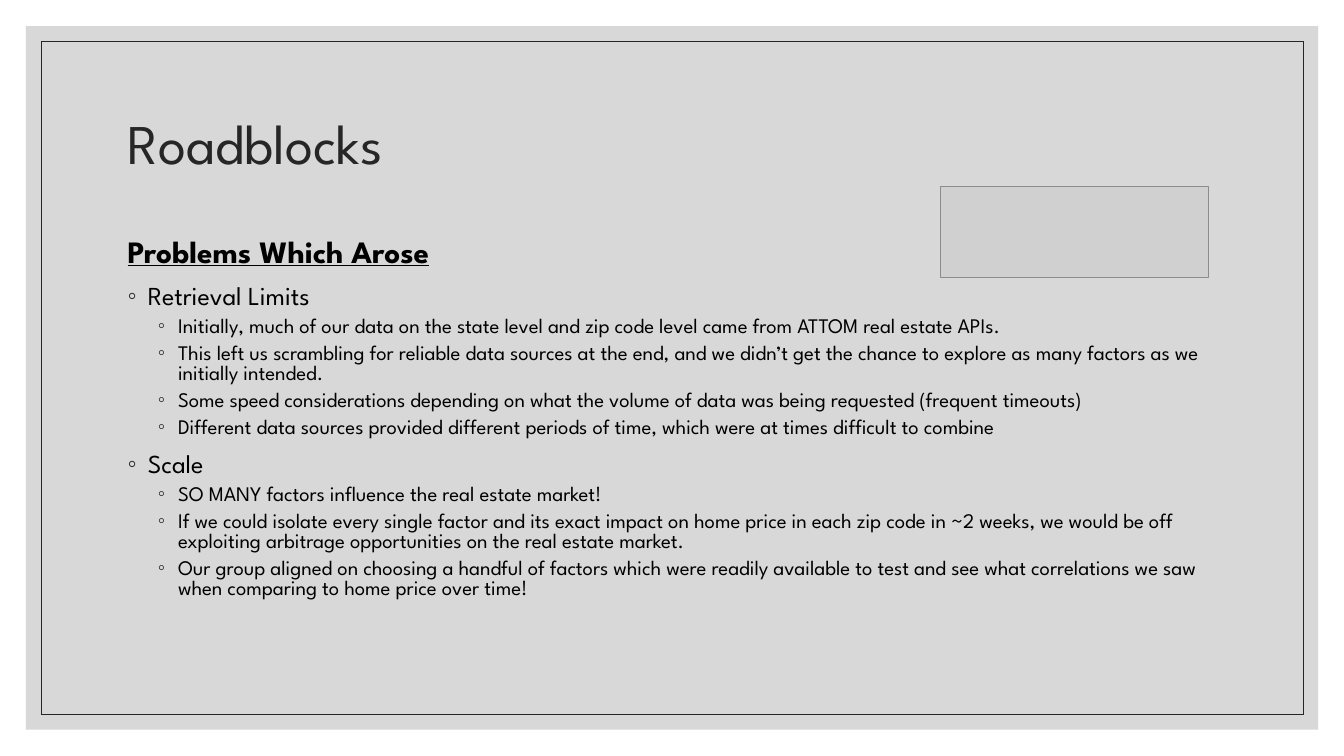
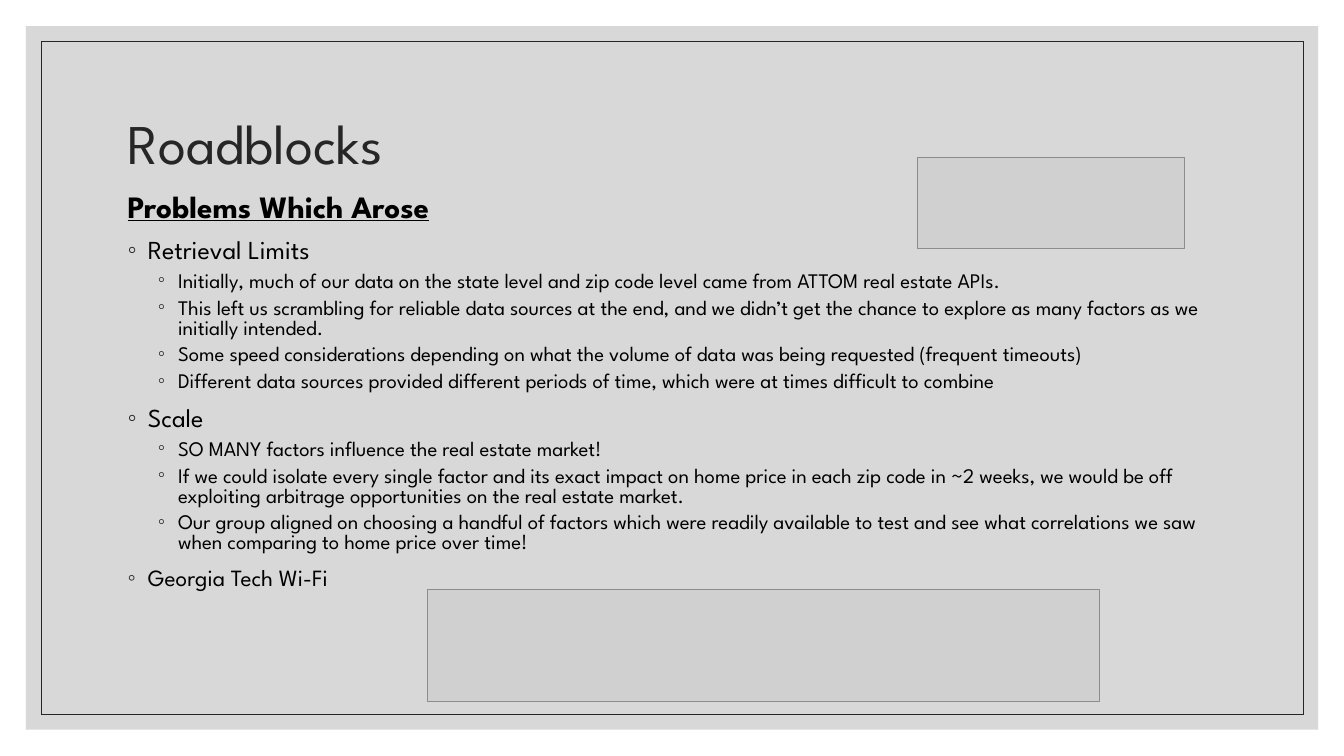
Before and after one commit to yanthedeveloper/Project1, a slide deck: slide 6 of Div101 Project 1 Final Presentation.pptx. Drawn at 1344x756 pixels with LibreOffice and Linux fonts; fonts in the diff are those of the drawing; grey boxes stand for pictures. Boxes give left, top, right and bottom in pixels: in the first picture for what was removed or moved away, otherwise in the second. Text is boxed around its words. In the diff, an @@ line names an element or a change of style, - is before the commit and + after.

Commit message:
Summary Slide moving up

```diff
--- a/Div101 Project 1 Final Presentation.pptx
+++ b/Div101 Project 1 Final Presentation.pptx
@@ picture: place and size @@
-picture at (941,187,1209,278)
+picture at (918,157,1186,249)
@@ text "Problems Which Arose": place and size @@
-text "Problems Which Arose" at (128,241,1198,600)
+text "Problems Which Arose" at (128,196,1198,591)
@@ text at (148,570,328,591): paragraph added @@
+◦ Georgia Tech Wi-Fi
@@ picture added at (427,589,1100,701) @@
```
